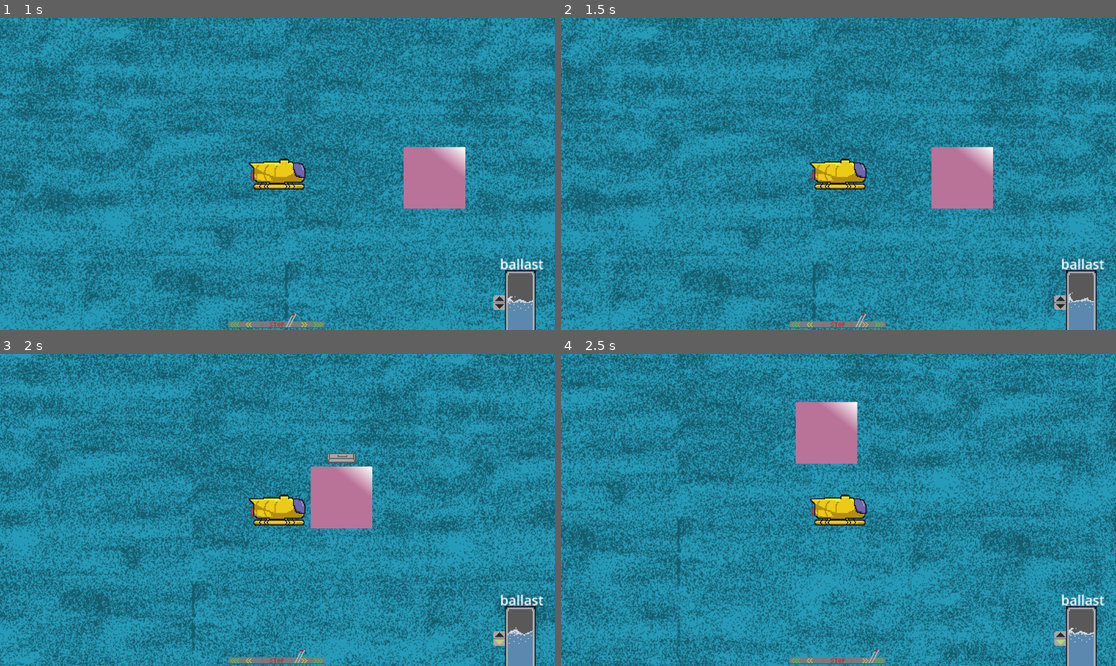
Above: before the commit, frames 1-4 (two rows, left to right).
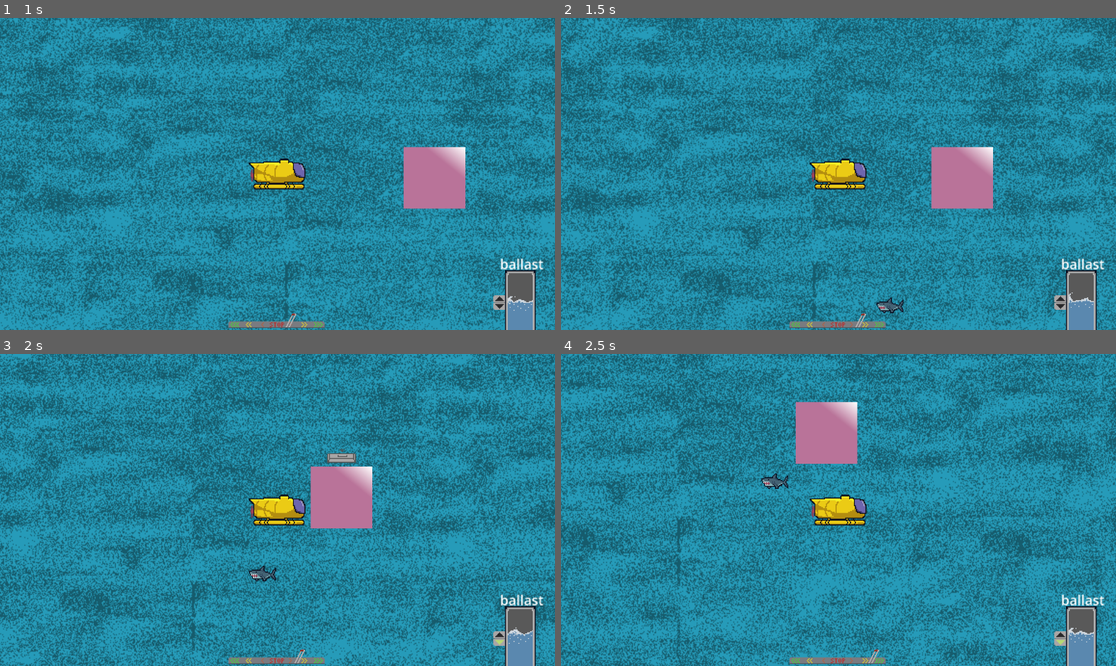
Above: after the commit, the same moments.

Repository: Miljunak/ld57
Game: Godot game, scene res://scenes/playground_scene.tscn
The game is run twice, just before and just after one commit, with the same random seed, the same clock (stepped at 60 frames per second) and the same inputs.
Inputs:
- Up to frame 1 (1 s): hold Right (ui_right) from 0.53 s (still down); tap Space (interact) at 0.6 s
- Up to frame 2 (1.5 s): release Right (ui_right) at 1.28 s; hold Down (ui_down) from 1.28 s (still down); tap Space (interact) at 1.35 s
- Up to frame 3 (2 s): keep holding Down (ui_down)
- Up to frame 4 (2.5 s): release Down (ui_down) at 2.03 s; hold Right (ui_right) from 2.03 s (still down); tap Space (interact) at 2.1 s

Frame 1 is identical in both runs. In frame 2, 0.1% of the frame differs, in the area x 56-62%, y 89-95%; in frame 3, 0.1%; in frame 4, 0.1%.

Commit message:
Added simple fish ai

Diff:
--- /dev/null
+++ b/ai/shark.tscn
@@ -0,0 +1,45 @@
+[gd_scene load_steps=7 format=3 uid="uid://jjein1jjs4xa"]
+
+[ext_resource type="Texture2D" uid="uid://b8oqhwabd55jf" path="res://assets/Shark.png" id="1_1a6oh"]
+[ext_resource type="Script" uid="uid://ytrromj55eqq" path="res://ai/sharky.gd" id="1_tr148"]
+
+[sub_resource type="AtlasTexture" id="AtlasTexture_tr148"]
+atlas = ExtResource("1_1a6oh")
+region = Rect2(0, 0, 32, 16)
+
+[sub_resource type="AtlasTexture" id="AtlasTexture_4y6wg"]
+atlas = ExtResource("1_1a6oh")
+region = Rect2(32, 0, 32, 16)
+
+[sub_resource type="SpriteFrames" id="SpriteFrames_vhik6"]
+animations = [{
+"frames": [{
+"duration": 1.0,
+"texture": SubResource("AtlasTexture_tr148")
+}, {
+"duration": 1.0,
+"texture": SubResource("AtlasTexture_4y6wg")
+}],
+"loop": true,
+"name": &"default",
+"speed": 5.0
+}]
+
+[sub_resource type="CapsuleShape2D" id="CapsuleShape2D_1a6oh"]
+radius = 6.0
+height = 26.0
+
+[node name="sharky" type="Node2D"]
+script = ExtResource("1_tr148")
+
+[node name="AnimatedSprite2D" type="AnimatedSprite2D" parent="."]
+texture_filter = 1
+sprite_frames = SubResource("SpriteFrames_vhik6")
+frame_progress = 0.460639
+
+[node name="Area2D" type="Area2D" parent="."]
+
+[node name="CollisionShape2D" type="CollisionShape2D" parent="Area2D"]
+position = Vector2(-3, 0)
+rotation = 1.5708
+shape = SubResource("CapsuleShape2D_1a6oh")
--- /dev/null
+++ b/ai/sharky.gd
@@ -0,0 +1,61 @@
+extends Node2D
+
+
+var swimming_speed = 140
+var random_factor = 1  # How erratic the movement is
+var swim_timer = 0.0
+var swim_interval = .1  # Time interval to change direction (in seconds)
+
+var swim_direction = Vector2()
+
+var target_position = Vector2()
+@onready
+var player =  get_node("../Submariner")
+
+func _ready():
+	# Initialize swim direction to something near the player on start
+	set_random_direction()
+
+#
+#func _physics_process(delta: float) -> void:
+	#target_position = player.position
+	#var direction_to_player = (target_position - position).normalized()
+	#var random_deviation = Vector2(randf_range(-random_factor, random_factor),randf_range(-random_factor, random_factor))
+	#swim_direction = (direction_to_player + random_deviation).normalized()
+	#position += swim_direction * swimming_speed * delta
+func _physics_process(delta: float) -> void:
+	swim_timer += delta
+
+	# Change swimming direction every 'swim_interval' seconds
+	if swim_timer >= swim_interval:
+		swim_timer = 0.0  # Reset timer
+		set_random_direction()  # Recalculate new random direction
+
+	# Move the swimmer in the new random direction
+	position += swim_direction * swimming_speed * delta
+
+	# Move the character in the calculated direction
+	## Generate random movement factor for X and Y
+	#var random_x = randf_range(-random_factor, random_factor)
+	#var random_y = randf_range(-random_factor, random_factor)
+	#
+	## Apply erratic movement in swimming
+	#var direction = Vector2(random_x, random_y).normalized()
+	#position = direction * swimming_speed
+	## Apply movement based on random direction, scale by swimming speed
+	##move_and_slide()
+	#
+	## Optional: You can also add a small timer to periodically change the erratic pattern
+	#swim_timer += delta
+	#if swim_timer >= 1.0:  # Change direction every second
+		#swim_timer = 0.0
+		#random_factor = randf_range(5, 20)  # Adjust how wild the swimming can get
+func set_random_direction() -> void:
+	# Randomly pick a direction near the player
+	var random_deviation = Vector2(randf_range(-random_factor, random_factor), randf_range(-random_factor, random_factor))
+
+	# Make sure the direction is still relative to the player
+	var direction_to_player = (player.position - position).normalized()
+
+	# Create a random direction around the player
+	swim_direction = (direction_to_player + random_deviation).normalized()
--- a/bazunia/bazunia.gd
+++ b/bazunia/bazunia.gd
@@ -55,6 +55,7 @@
 var throtel_upgrades = [{"throtel_change_bonus":.2,"cost":100},
 					   {"throtel_change_bonus":.1,"cost":200},
 					   {"throtel_change_bonus":.1,"cost":300},
+					   {"throtel_change_bonus":.05,"cost":300},
 					   {"throtel_change_bonus":.1,"cost":400}]
 var currentThrotel = 0
 
--- a/scenes/playground_scene.tscn
+++ b/scenes/playground_scene.tscn
@@ -1,8 +1,9 @@
-[gd_scene load_steps=4 format=3 uid="uid://i8fdn5mjpqg4"]
+[gd_scene load_steps=5 format=3 uid="uid://i8fdn5mjpqg4"]
 
 [ext_resource type="Texture2D" uid="uid://dwi41pj75q7t" path="res://tempbackground.png" id="1_64foh"]
 [ext_resource type="PackedScene" uid="uid://dtn0he7lbljg0" path="res://submarine/Submarine.tscn" id="1_jpd4k"]
 [ext_resource type="PackedScene" uid="uid://prwkmgih00pp" path="res://bazunia/bazunia.tscn" id="3_ybuwm"]
+[ext_resource type="PackedScene" uid="uid://jjein1jjs4xa" path="res://ai/shark.tscn" id="4_iya78"]
 
 [node name="PlaygroundScene" type="Node2D"]
 
@@ -16,3 +17,6 @@
 
 [node name="bazunia" parent="." instance=ExtResource("3_ybuwm")]
 position = Vector2(165, 4)
+
+[node name="sharky" parent="." instance=ExtResource("4_iya78")]
+position = Vector2(217, 242)
--- a/submarine/Submarine.tscn
+++ b/submarine/Submarine.tscn
@@ -15,7 +15,7 @@
 [sub_resource type="LabelSettings" id="LabelSettings_fcveb"]
 font_size = 14
 
-[node name="Submarine" type="CharacterBody2D"]
+[node name="Submariner" type="CharacterBody2D"]
 script = ExtResource("1_w62jf")
 
 [node name="CollisionShape2D" type="CollisionShape2D" parent="."]
@@ -27,7 +27,7 @@
 position = Vector2(-3, 0)
 sprite_frames = ExtResource("2_s87fy")
 animation = &"running"
-frame_progress = 0.998005
+frame_progress = 0.44057
 
 [node name="Camera2D" type="Camera2D" parent="."]
 position = Vector2(-1, 0)
Not shown, added: ai/sharky.gd.uid
